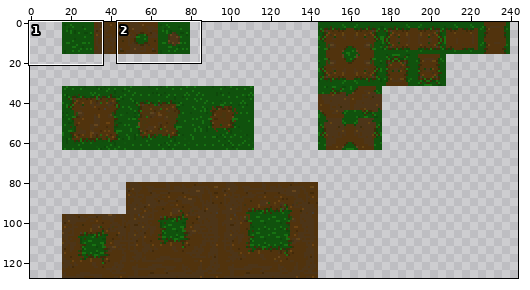
Edited in one commit: sprite sheet (assets/sprites/tiles/tileset.png). The first picture is a wide view before the edit; the outline marks the close-up.
Close-up. Before the commit:
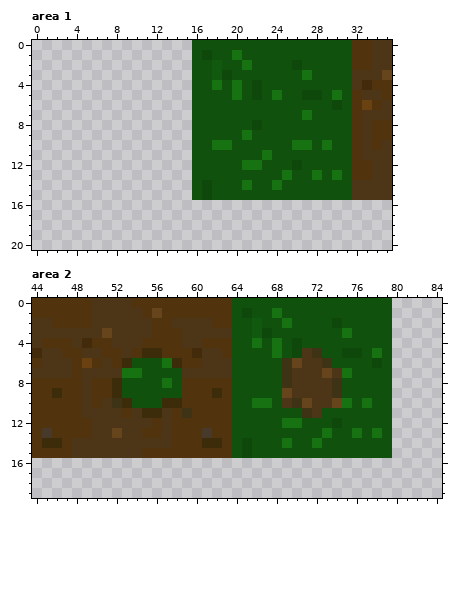
The file is 256x128 pixels. Colours within 5 levels of each other are drawn and written as one. Shown: area 1: x 0..35, y 0..20; area 2: x 44..84, y 0..19. The old version is drawn lined up with the new one. The wide view leaves out empty margins. The commit also changed other parts of the picture, which this record leaves out.
After:
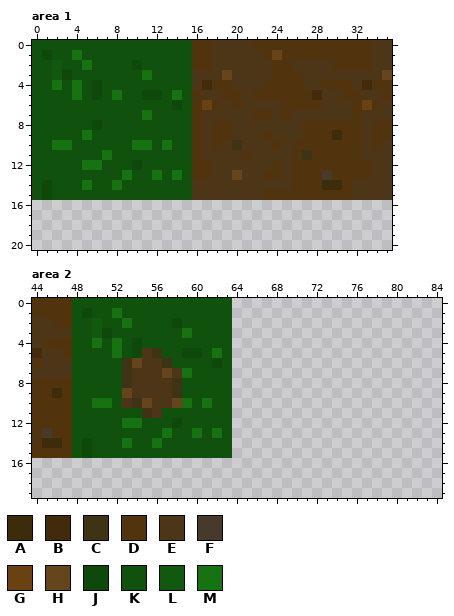
Palette (. is transparent): A #3c2c0a  B #422a0a  C #3e3315  D #51330d  E #4d3518  F #483a2a  G #6a4211  H #66451c  J #0e480b  K #10520d  L #11590e  M #177212
The exact change:
whole drawing moved by +16,+0 (the old picture is shown already moved)
Area 1:
y 0: x 0..31 ................KKKKKKKKKKKKKKKK -> KKKKKKKKKKKKKKKKDDEEEEDDDDDDDDDD
y 1: x 0..31 ................KJKKMKKKKKKKKKKK -> KJKKMKKKKKKKKKKKDDEEEEEDHDDDDDDD
y 2: x 0..31 ................KKLKKMKKKKJKKKKK -> KKLKKMKKKKJKKKKKDDEEEEEEDDEEEEDD
y 3: x 0..31 ................KKLJKKKKKKKMKKKK -> KKLJKKKKKKKMKKKKEEEHEEEEDDDEEEEE
y 4: x 0..31 ................KKMKMKJKKKKKKKKK -> KKMKMKJKKKKKKKKKEBDDEEEDDDDEEDDD
y 5: x 0..31 ................KKKKMKJKMKKJJKMK -> KKKKMKJKMKKJJKMKDEEDDEDDDDDDBEED
y 6: x 0..31 ................KKKKKKKKKKKKKKJK -> KKKKKKKKKKKKKKJKDGDEDEEEEDDDDEEE
y 7: x 0..31 ................KKKKKKKKKKKMKKKK -> KKKKKKKKKKKMKKKKDEEEEEDDEDEEEEEE
y 8: x 0..31 ................KKKKKKJKKKKKKKKK -> KKKKKKJKKKKKKKKKDEDDEEEEEEEDDDDD
y 9: x 0..31 ................KKKKKMKKKKKKKKKK -> KKKKKMKKKKKKKKKKDEDDEEEDEEEDDDAD
y 10: x 0..31 ................KKMMKKKKKKMMKMKK -> KKMMKKKKKKMMKMKKDEDECEEEDEDDDDDD
y 11: x 0..31 ................KKKKKKKMKKKKKKKK -> KKKKKKKMKKKKKKKKDEEEEDEEEEDCDDDD
y 12: x 0..31 ................KKKKKMMKKKJKKKKK -> KKKKKMMKKKJKKKKKDDEEEEEEDEDDDDDD
y 13: x 0..31 ................KKKKKKKKKMKKMKMK -> KKKKKKKKKMKKMKMKDDEEHEEDDEDDDFDD
y 14: x 0..31 ................KJKKKMKKMKKKKKKK -> KJKKKMKKMKKKKKKKEEEEEEEEEEDDDAAD
y 15: x 0..31 ................KJKKKKKKKKKKKKKK -> KJKKKKKKKKKKKKKKEEEEEEEDDDDDDDDD
Area 2:
y 0: x 48..79 DDEEEEDDDDDDDDDDKKKKKKKKKKKKKKKK -> KKKKKKKKKKKKKKKK................
y 1: x 48..79 DDEEEEEDHDDDDDDDKJKKMKKKKKKKKKKK -> KJKKMKKKKKKKKKKK................
y 2: x 48..79 DDEEEEEEDDEEEEDDKKLKKMKKKKJKKKKK -> KKLKKMKKKKJKKKKK................
y 3: x 48..79 EEEHEEEEDDDEEEEEKKLJKKKKKKKMKKKK -> KKLJKKKKKKKMKKKK................
y 4: x 48..79 EBDDEEEDDDDEEDDDKKMKMKJKKKKKKKKK -> KKMKMKJKKKKKKKKK................
y 5: x 48..79 DEEDDEDAADDDBEEDKKKKMKJECKKJJKMK -> KKKKMKJECKKJJKMK................
y 6: x 48..79 DGDEDAKKKMADDEEEKKKKKCHEECKKKKJK -> KKKKKCHEECKKKKJK................
y 7: x 48..79 DEEEEMMKKKKEEEEEKKKKKCEEEHEMKKKK -> KKKKKCEEEHEMKKKK................
y 8: x 48..79 DEDDAKKKKMKDDDDDKKKKKCEEEECKKKKK -> KKKKKCEEEECKKKKK................
y 9: x 48..79 DEDDAKKKKKKDDDADKKKKKHEEEECKKKKK -> KKKKKHEEEECKKKKK................
y 10: x 48..79 DEDECAKKKAADDDDDKKMMKECHEEHMKMKK -> KKMMKECHEEHMKMKK................
y 11: x 48..79 DEEEEDEAAEDCDDDDKKKKKKKCEKKKKKKK -> KKKKKKKCEKKKKKKK................
y 12: x 48..79 DDEEEEEEDEDDDDDDKKKKKMMKKKJKKKKK -> KKKKKMMKKKJKKKKK................
y 13: x 48..79 DDEEHEEDDEDDDFDDKKKKKKKKKMKKMKMK -> KKKKKKKKKMKKMKMK................
y 14: x 48..79 EEEEEEEEEEDDDAADKJKKKMKKMKKKKKKK -> KJKKKMKKMKKKKKKK................
y 15: x 48..79 EEEEEEEDDDDDDDDDKJKKKKKKKKKKKKKK -> KJKKKKKKKKKKKKKK................
